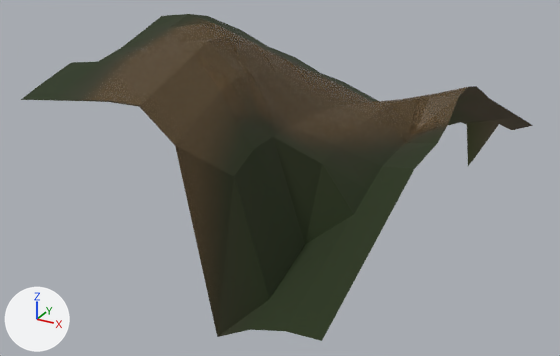
The glTF model eloria-assets/maps/nymara-regions/mirrorhold/chunks/06_06/world.glb, before and after one commit.
Both versions are drawn from a camera (50 mm lens) standing at (-154.9, -50.0, 85.9) and looking at (-180.9, -2.8, 62.3). Lighting does not change. The marker at lower left points along +X, +Y and +Z. The picture after the commit comes second. Where no turn or scale is listed for an object, it has been applied to the vertices.

Objects in the first picture: 'AuthoredGround_mirrorholdBase_mirrorhold_06_06', 'Terrain_mirrorhold_06_06'.
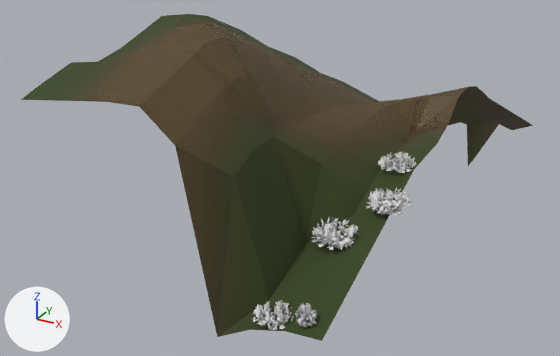
Location of each change, (x1, y1, x2, y2) in pixels of the pictures (560 x 356 px):
'kit-flower-meadow-1.001', added: after (311, 217, 359, 250)
'kit-flower-meadow-1.003', added: after (366, 188, 411, 215)
'kit-flower-meadow-1', added: after (253, 300, 293, 330)
'kit-flower-meadow-1.002', added: after (378, 151, 416, 173)
'kit-flower-shrub-2', added: after (295, 303, 317, 327)

What changed in the scene script:
```text
Add ob_kit_flower_shrub_2:
    ob_kit_flower_shrub_2 = bpy.data.objects.new('kit-flower-shrub-2', me_mesh_5)  # 504 vertices, 602 faces; spans x -0.563..0.563, y -0.547..0.547, z 0.0..1.144; in mat_material_5 (its picture is missing)
    ob_kit_flower_shrub_2.location = (-169.21, -21.32, 64.12)
Add ob_kit_flower_meadow_1_003:
    ob_kit_flower_meadow_1_003 = bpy.data.objects.new('kit-flower-meadow-1.003', me_mesh_4)  # 430 vertices, 253 faces; spans x -1.3..1.3, y -1.3..1.3, z 0.0..1.15; in mat_material_4 (its picture is missing)
    ob_kit_flower_meadow_1_003.parent = ob_authored_mirrorhold_kit_flower_meadow_1_021
    ob_kit_flower_meadow_1_003.location = (0.0, 0.0, 0.0)
Add ob_authored_mirrorhold_kit_flower_meadow_1_021:
    ob_authored_mirrorhold_kit_flower_meadow_1_021 = bpy.data.objects.new('Authored_mirrorhold_kit_flower_meadow_1_021', None)
    ob_authored_mirrorhold_kit_flower_meadow_1_021.parent = ob_mirrorhold_authored_mirrorhold_kit_flower_meadow_1_021_worldplacement
    ob_authored_mirrorhold_kit_flower_meadow_1_021.location = (-168.3, -13.08, 67.22)
    ob_authored_mirrorhold_kit_flower_meadow_1_021.rotation_euler = (0.0, 0.0, 1.355)  # degrees (0, 0, 78)
    ob_authored_mirrorhold_kit_flower_meadow_1_021.scale = (0.971, 0.971, 0.971)
Add ob_mirrorhold_authored_mirrorhold_kit_flower_meadow_1_021_worldplacement:
    ob_mirrorhold_authored_mirrorhold_kit_flower_meadow_1_021_worldplacement = bpy.data.objects.new('mirrorhold_Authored_mirrorhold_kit_flower_meadow_1_021_WorldPlacement', None)
    ob_mirrorhold_authored_mirrorhold_kit_flower_meadow_1_021_worldplacement.location = (0.0, 0.0, 0.0)
Add ob_kit_flower_meadow_1_002:
    ob_kit_flower_meadow_1_002 = bpy.data.objects.new('kit-flower-meadow-1.002', me_mesh_4)  # 430 vertices, 253 faces; spans x -1.3..1.3, y -1.3..1.3, z 0.0..1.15; in mat_material_4 (its picture is missing)
    ob_kit_flower_meadow_1_002.parent = ob_authored_mirrorhold_kit_flower_meadow_1_020
    ob_kit_flower_meadow_1_002.location = (0.0, 0.0, 0.0)
Add ob_authored_mirrorhold_kit_flower_meadow_1_020:
    ob_authored_mirrorhold_kit_flower_meadow_1_020 = bpy.data.objects.new('Authored_mirrorhold_kit_flower_meadow_1_020', None)
    ob_authored_mirrorhold_kit_flower_meadow_1_020.parent = ob_mirrorhold_authored_mirrorhold_kit_flower_meadow_1_020_worldplacement
    ob_authored_mirrorhold_kit_flower_meadow_1_020.location = (-169.1, -9.927, 68.25)
    ob_authored_mirrorhold_kit_flower_meadow_1_020.rotation_euler = (0.0, 0.0, -2.511)  # degrees (0, 0, -144)
    ob_authored_mirrorhold_kit_flower_meadow_1_020.scale = (0.825, 0.825, 0.825)
Add ob_mirrorhold_authored_mirrorhold_kit_flower_meadow_1_020_worldplacement:
    ob_mirrorhold_authored_mirrorhold_kit_flower_meadow_1_020_worldplacement = bpy.data.objects.new('mirrorhold_Authored_mirrorhold_kit_flower_meadow_1_020_WorldPlacement', None)
    ob_mirrorhold_authored_mirrorhold_kit_flower_meadow_1_020_worldplacement.location = (0.0, 0.0, 0.0)
Add ob_kit_flower_meadow_1_001:
    ob_kit_flower_meadow_1_001 = bpy.data.objects.new('kit-flower-meadow-1.001', me_mesh_4)  # 430 vertices, 253 faces; spans x -1.3..1.3, y -1.3..1.3, z 0.0..1.15; in mat_material_4 (its picture is missing)
    ob_kit_flower_meadow_1_001.parent = ob_authored_mirrorhold_kit_flower_meadow_1_016
    ob_kit_flower_meadow_1_001.location = (0.0, 0.0, 0.0)
Add ob_authored_mirrorhold_kit_flower_meadow_1_016:
    ob_authored_mirrorhold_kit_flower_meadow_1_016 = bpy.data.objects.new('Authored_mirrorhold_kit_flower_meadow_1_016', None)
    ob_authored_mirrorhold_kit_flower_meadow_1_016.parent = ob_mirrorhold_authored_mirrorhold_kit_flower_meadow_1_016_worldplacement
    ob_authored_mirrorhold_kit_flower_meadow_1_016.location = (-170.3, -15.78, 65.94)
    ob_authored_mirrorhold_kit_flower_meadow_1_016.rotation_euler = (0.0, 0.0, 2.484)  # degrees (0, 0, 142)
    ob_authored_mirrorhold_kit_flower_meadow_1_016.scale = (1.06, 1.06, 1.06)
Add ob_mirrorhold_authored_mirrorhold_kit_flower_meadow_1_016_worldplacement:
    ob_mirrorhold_authored_mirrorhold_kit_flower_meadow_1_016_worldplacement = bpy.data.objects.new('mirrorhold_Authored_mirrorhold_kit_flower_meadow_1_016_WorldPlacement', None)
    ob_mirrorhold_authored_mirrorhold_kit_flower_meadow_1_016_worldplacement.location = (0.0, 0.0, 0.0)
Add ob_kit_flower_meadow_1:
    ob_kit_flower_meadow_1 = bpy.data.objects.new('kit-flower-meadow-1', me_mesh_4)  # 430 vertices, 253 faces; spans x -1.3..1.3, y -1.3..1.3, z 0.0..1.15; in mat_material_4 (its picture is missing)
    ob_kit_flower_meadow_1.parent = ob_authored_mirrorhold_kit_flower_meadow_1_014
    ob_kit_flower_meadow_1.location = (0.0, 0.0, 0.0)
Add ob_authored_mirrorhold_kit_flower_meadow_1_014:
    ob_authored_mirrorhold_kit_flower_meadow_1_014 = bpy.data.objects.new('Authored_mirrorhold_kit_flower_meadow_1_014', None)
    ob_authored_mirrorhold_kit_flower_meadow_1_014.parent = ob_mirrorhold_authored_mirrorhold_kit_flower_meadow_1_014_worldplacement
    ob_authored_mirrorhold_kit_flower_meadow_1_014.location = (-171.0, -21.31, 63.78)
    ob_authored_mirrorhold_kit_flower_meadow_1_014.rotation_euler = (0.0, 0.0, -2.689)  # degrees (0, 0, -154)
    ob_authored_mirrorhold_kit_flower_meadow_1_014.scale = (0.82, 0.82, 0.82)
Add ob_mirrorhold_authored_mirrorhold_kit_flower_meadow_1_014_worldplacement:
    ob_mirrorhold_authored_mirrorhold_kit_flower_meadow_1_014_worldplacement = bpy.data.objects.new('mirrorhold_Authored_mirrorhold_kit_flower_meadow_1_014_WorldPlacement', None)
    ob_mirrorhold_authored_mirrorhold_kit_flower_meadow_1_014_worldplacement.location = (0.0, 0.0, 0.0)
```
